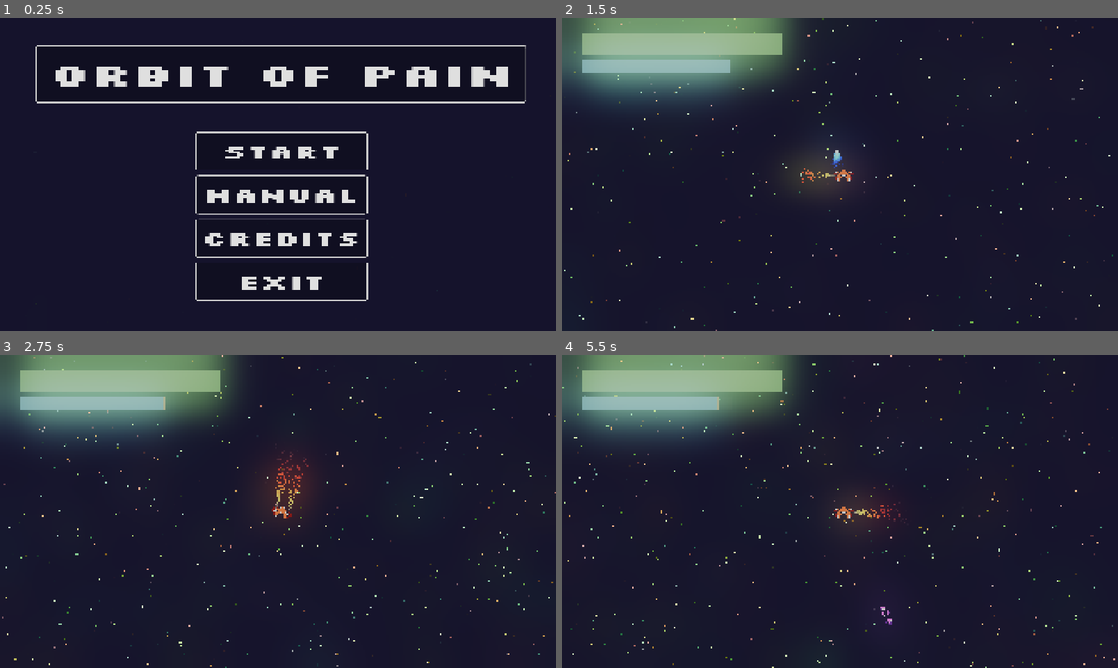
Above: before the commit, frames 1-4 (two rows, left to right).
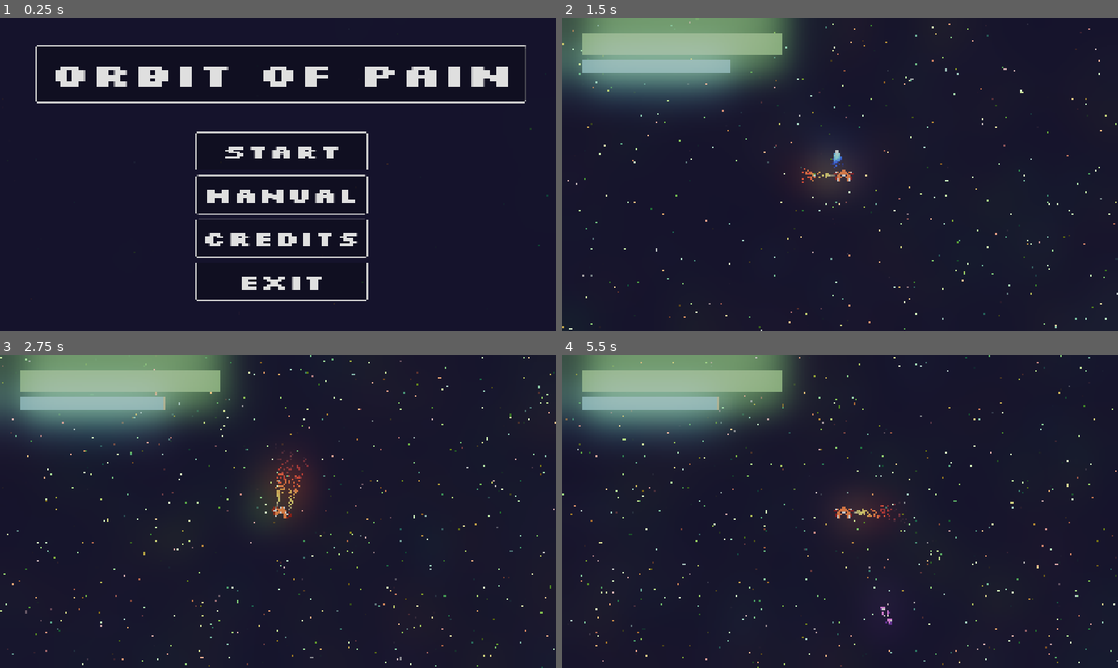
Above: after the commit, the same moments.

Repository: Lunix-420/OrbitOfPain
Game: Godot game, scene res://scenes/World.tscn
Same seed, same stepped clock (60 frames per second), same inputs: the game is played once before the commit and once after it. Sound files missing from this copy of the repository are replaced by a short silence.
Inputs:
- Up to frame 1 (0.25 s): no input
- Up to frame 2 (1.5 s): click "START" at 0.5 s; hold D (move_right) from 1.28 s (still down); tap Space (action_shoot) at 1.35 s
- Up to frame 3 (2.75 s): release D (move_right) at 2.03 s; hold S (move_backwards) from 2.03 s (still down); tap E (move_turn_ccw) at 2.1 s
- Up to frame 4 (5.5 s): release S (move_backwards) at 2.78 s; hold D (move_right) 2.78-3.53 s; hold Q (move_turn_cw) 2.78-3.53 s; hold W (move_forward) 3.53-4.28 s; tap Space (action_shoot) at 3.6 s; hold E (move_turn_ccw) 4.28-5.03 s; hold A (move_left) from 4.28 s (still down); tap Q (move_turn_cw) at 5.1 s

The runs differ from the first frame. In frame 1, less than 0.1% of the frame differs, in the area x 60-99%, y 35-92%; in frame 2, 1.0%; in frame 3, 1.4%; in frame 4, 1.5%, in the area x 0-100%, y 0-100%.

Commit message:
feat: Add game border

Diff:
--- a/scenes/World.tscn
+++ b/scenes/World.tscn
@@ -25,7 +25,7 @@
 [sub_resource type="ParticleProcessMaterial" id="ParticleProcessMaterial_1tnoa"]
 lifetime_randomness = 0.5
 particle_flag_disable_z = true
-emission_shape_scale = Vector3(100, 100, 1)
+emission_shape_scale = Vector3(60, 60, 1)
 emission_shape = 3
 emission_box_extents = Vector3(1, 1, 1)
 angle_min = 1.07288e-05
@@ -45,6 +45,9 @@
 hue_variation_max = 1.0
 turbulence_noise_strength = 6.3
 
+[sub_resource type="RectangleShape2D" id="RectangleShape2D_1lgw5"]
+size = Vector2(50, 6050)
+
 [sub_resource type="StyleBoxFlat" id="StyleBoxFlat_d1c63"]
 bg_color = Color(0.792317, 0.789104, 0.893934, 0.568627)
 border_width_left = 10
@@ -67,18 +70,17 @@
 environment = SubResource("Environment_jeodi")
 
 [node name="Background" type="ColorRect" parent="."]
-offset_left = -13103.0
-offset_top = -13190.0
-offset_right = 16897.0
-offset_bottom = 16810.0
+offset_left = -3001.0
+offset_top = -2999.0
+offset_right = 3050.0
+offset_bottom = 3050.0
 color = Color(0.0453133, 0.0378, 0.07, 1)
 
 [node name="StarPaticles" type="GPUParticles2D" parent="."]
 material = SubResource("ShaderMaterial_jeodi")
 scale = Vector2(50, 50)
-amount = 20000
+amount = 10000
 lifetime = 3.0
-fixed_fps = 10
 process_material = SubResource("ParticleProcessMaterial_1tnoa")
 
 [node name="Player" parent="." instance=ExtResource("1_kqs1s")]
@@ -87,6 +89,124 @@
 light_mask = 3
 z_index = 10
 
+[node name="Border" type="Node2D" parent="."]
+
+[node name="TopBorderArea" type="Area2D" parent="Border"]
+position = Vector2(-3000, -3000)
+collision_layer = 2
+collision_mask = 0
+
+[node name="Border" type="ColorRect" parent="Border/TopBorderArea"]
+anchors_preset = 8
+anchor_left = 0.5
+anchor_top = 0.5
+anchor_right = 0.5
+anchor_bottom = 0.5
+offset_right = 6000.0
+offset_bottom = 50.0
+grow_horizontal = 2
+grow_vertical = 2
+
+[node name="Overlay" type="ColorRect" parent="Border/TopBorderArea"]
+offset_left = -2000.0
+offset_top = -1500.0
+offset_bottom = 7500.0
+color = Color(0, 0, 0, 1)
+
+[node name="CollisionShape2D" type="CollisionShape2D" parent="Border/TopBorderArea"]
+position = Vector2(3025, 25)
+rotation = 1.5708
+shape = SubResource("RectangleShape2D_1lgw5")
+debug_color = Color(0, 1, 0, 0.419608)
+
+[node name="BottomBorderArea" type="Area2D" parent="Border"]
+collision_layer = 2
+collision_mask = 0
+
+[node name="Border" type="ColorRect" parent="Border/BottomBorderArea"]
+anchors_preset = 8
+anchor_left = 0.5
+anchor_top = 0.5
+anchor_right = 0.5
+anchor_bottom = 0.5
+offset_left = -3000.0
+offset_top = 3000.0
+offset_right = 3050.0
+offset_bottom = 3050.0
+grow_horizontal = 2
+grow_vertical = 2
+
+[node name="Overlay" type="ColorRect" parent="Border/BottomBorderArea"]
+offset_left = -5000.0
+offset_top = 3050.0
+offset_right = 5050.0
+offset_bottom = 5050.0
+color = Color(0, 0, 0, 1)
+
+[node name="CollisionShape2D" type="CollisionShape2D" parent="Border/BottomBorderArea"]
+position = Vector2(25, 3025)
+rotation = 1.5708
+shape = SubResource("RectangleShape2D_1lgw5")
+debug_color = Color(0, 1, 0, 0.419608)
+
+[node name="LeftBorderArea" type="Area2D" parent="Border"]
+collision_layer = 2
+collision_mask = 0
+
+[node name="Border" type="ColorRect" parent="Border/LeftBorderArea"]
+anchors_preset = 8
+anchor_left = 0.5
+anchor_top = 0.5
+anchor_right = 0.5
+anchor_bottom = 0.5
+offset_left = -3000.0
+offset_top = -3000.0
+offset_right = -2950.0
+offset_bottom = 3000.0
+grow_horizontal = 2
+grow_vertical = 2
+
+[node name="Overlay" type="ColorRect" parent="Border/LeftBorderArea"]
+offset_left = -5000.0
+offset_top = -5000.0
+offset_right = 5050.0
+offset_bottom = -3000.0
+color = Color(0, 0, 0, 1)
+
+[node name="CollisionShape2D" type="CollisionShape2D" parent="Border/LeftBorderArea"]
+position = Vector2(-2975, 25)
+shape = SubResource("RectangleShape2D_1lgw5")
+debug_color = Color(0, 1, 0, 0.419608)
+
+[node name="RightBorderArea" type="Area2D" parent="Border"]
+collision_layer = 2
+collision_mask = 0
+
+[node name="Border" type="ColorRect" parent="Border/RightBorderArea"]
+anchors_preset = 8
+anchor_left = 0.5
+anchor_top = 0.5
+anchor_right = 0.5
+anchor_bottom = 0.5
+offset_left = 3000.0
+offset_top = -3000.0
+offset_right = 3050.0
+offset_bottom = 3000.0
+grow_horizontal = 2
+grow_vertical = 2
+
+[node name="Overlay" type="ColorRect" parent="Border/RightBorderArea"]
+offset_left = 3050.0
+offset_top = -4500.0
+offset_right = 5050.0
+offset_bottom = 4500.0
+color = Color(0, 0, 0, 1)
+
+[node name="CollisionShape2D" type="CollisionShape2D" parent="Border/RightBorderArea"]
+position = Vector2(3025, 25)
+shape = SubResource("RectangleShape2D_1lgw5")
+debug_color = Color(0, 1, 0, 0.419608)
+
 [node name="CanvasLayer" type="CanvasLayer" parent="."]
 follow_viewport_enabled = true
 
--- a/scripts/enemy.gd
+++ b/scripts/enemy.gd
@@ -30,7 +30,7 @@
 		laser.position = global_position
 		#laser.set("init_speed", speed)
 		get_tree().current_scene.add_child(laser)
-		shoot_timer = 0.0
+		shoot_timer = 0.07
 
 func take_damage() -> void:
 	var explosion_clone = explosion.duplicate()
Not shown: 1 places in scenes/World.tscn that only renumber resources
